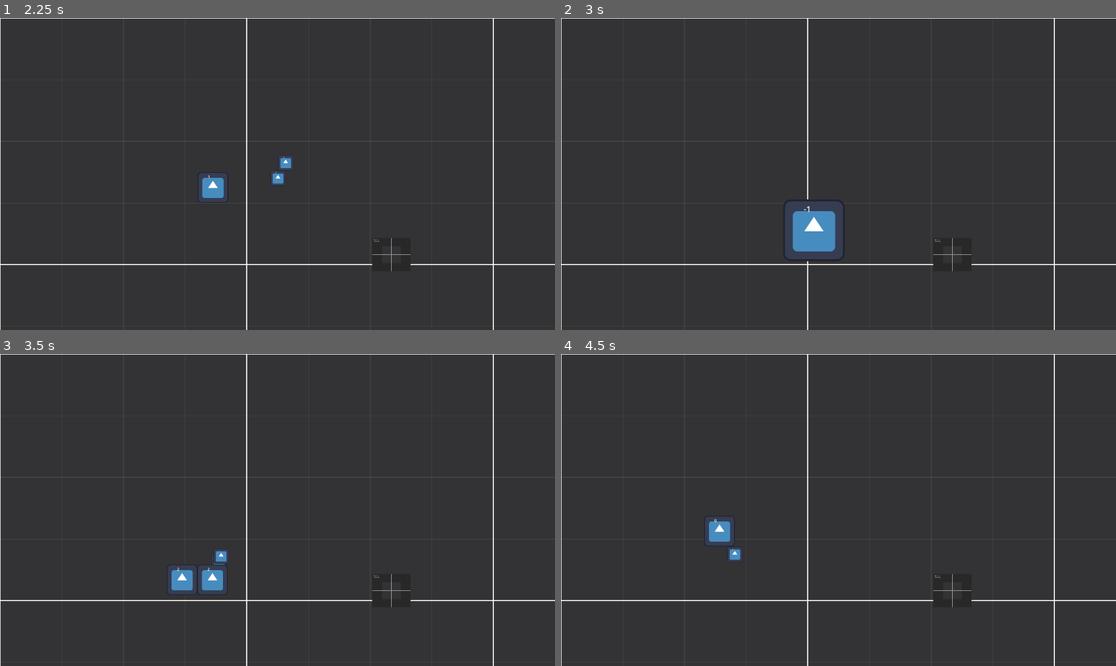
Above: before the commit, frames 1-4 (two rows, left to right).
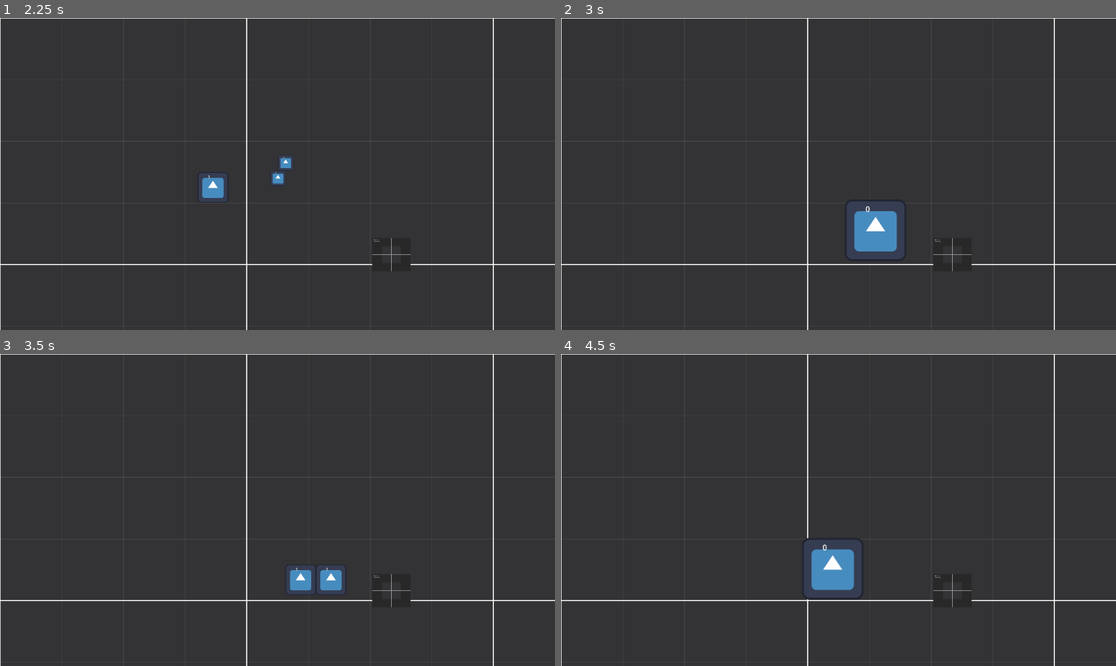
Above: after the commit, the same moments.

Repository: mEthan-e/BrainlessGameJam
Game: Godot game, scene res://Scenes/main.tscn
Two runs of this game, one before a commit and one after it. Both use one fixed random seed, a clock stepped at 60 frames per second and the inputs below. The engine's default icon, where the game draws it, is replaced by a stand-in: a white triangle on a blue panel in a dark square.
Inputs (mouse positions are in pixels of both pictures, inside the frame that each line leads up to):
- Up to frame 1 (2.25 s): click (188, 180) at 0.5 s; tap Enter at 1.25 s; hold D (right) 1.28-2.03 s; tap Z (merge) at 1.35 s; tap E (split) at 1.55, 2.1 s; hold S (down) from 2.03 s (still down)
- Up to frame 2 (3 s): tap Z (merge) at 2.3, 2.85 s; release S (down) at 2.78 s; hold D (right) from 2.78 s (still down)
- Up to frame 3 (3.5 s): keep holding D (right); tap E (split) at 3.05 s
- Up to frame 4 (4.5 s): tap Space at 3.5 s; release D (right) at 3.53 s; hold Q (Regroup) 3.53-4.28 s; tap E (split) at 3.6 s; tap Z (merge) at 3.8, 4.35 s; tap Enter at 4.25 s; hold A (left) from 4.28 s (still down)

Frame 1 is identical in both runs. In frame 2, 3.7% of the frame differs, in the area x 40-62%, y 58-78%; in frame 3, 2.0%; in frame 4, 2.5%.

Commit message:
Fixed merging not working in some cases

Diff:
--- a/brainless-game-jam-game/Scripts/test_player.gd
+++ b/brainless-game-jam-game/Scripts/test_player.gd
@@ -7,6 +7,7 @@
 var is_controlling: bool
 var id: int = 0
 var id_to_assign: int = 0
+var prev_id: int
 @onready var label: Label = $Label # for testing
 
 const SPEED = 300.0
@@ -46,10 +47,11 @@
 				return
 		current_split_count += 1
 		id_to_assign += 1
+
 		for clone in get_parent().get_children():
 			if (clone.is_in_group("players")):
 				if (id_to_assign == clone.id):
-					id_to_assign += 1
+					id_to_assign += 3
 		for i in range(0, split_count):
 			var new_player = player.instantiate()
 			new_player.scale = self.scale / split_count
@@ -57,6 +59,7 @@
 			new_player.current_split_count = current_split_count
 			new_player.id = id_to_assign
 			new_player.max_splits = max_splits
+			new_player.prev_id = id
 			new_player.add_to_group(str(id))
 			if (i != 0):
 				new_player.is_controlling = false
@@ -69,34 +72,33 @@
 func manage_merge() -> void:
 	if(Input.is_action_just_pressed("merge")):
 
-
+		var id_to_merge: int = -1
 		if (current_split_count <= 0):
+			print(current_split_count)
 			return
-
+		if (is_controlling):
+			id_to_merge = id
+		if (id <= 0):
+			return
 		var mergeable: bool = false
 		var mean_pos: Vector2
 		var clone_count: int = 0
 
+
 		for clone in get_parent().get_children():
-			if (clone.is_in_group("players") && clone.is_in_group(str(id))):
-				if (clone == self):
-					continue
+			if (clone.is_in_group("players") && clone.is_in_group(str(id_to_merge))):
 				mergeable = true
 				mean_pos += position
-				current_split_count -= 1
 				clone_count += 1
-				print("clone deleted")
+				print("clone of id %s deleted" % [clone.id])
 				clone.queue_free()
 
 		if (mergeable):
+			current_split_count -= 1
 			var new_player = player.instantiate()
 			new_player.scale = self.scale * split_count
 			new_player.current_split_count = current_split_count
-			id_to_assign -= 1
-			for clone in get_parent().get_children():
-				if (clone.is_in_group("players")):
-					if (id_to_assign == clone.id):
-						id_to_assign -= 1
+			id_to_assign = prev_id
 			new_player.id = id_to_assign
 			new_player.position = mean_pos / clone_count
 			new_player.is_controlling = true
